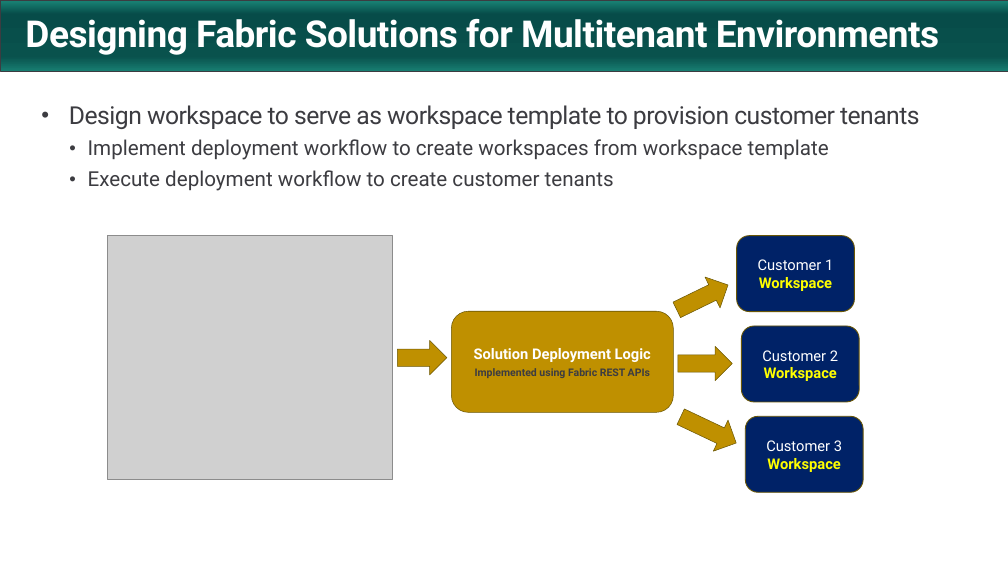
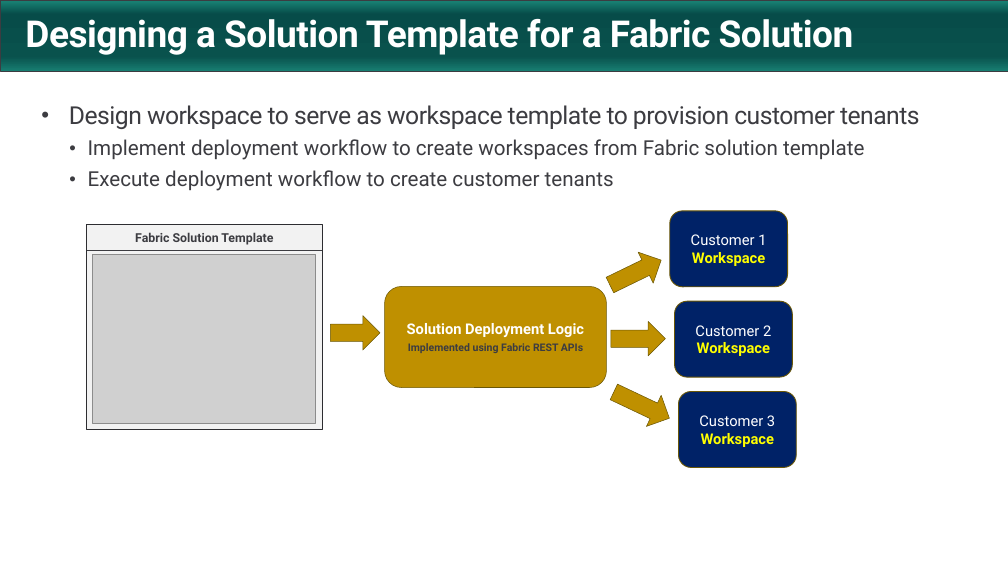
Before and after one commit to FabricDevCamp/FabricSolutionDeployment, a slide deck: slide 6 of docs/Automating Fabric Solution Deployment.pptx (slide 5 before the commit). Drawn at 1008x567 pixels with LibreOffice and Linux fonts; fonts in the diff are those of the drawing; grey boxes stand for pictures; background and template pictures are left out. Boxes give left, top, right and bottom in pixels: in the first picture for what was removed or moved away, otherwise in the second. Text is boxed around its words. In the diff, an @@ line names an element or a change of style, - is before the commit and + after.

```diff
--- a/docs/Automating Fabric Solution Deployment.pptx
+++ b/docs/Automating Fabric Solution Deployment.pptx
@@ title at <box>25,19,854,55</box>: text changed @@
-Designing Fabric Solutions for Multitenant Environments
+Designing a Solution Template for a Fabric Solution
@@ text at <box>88,139,864,160</box>: text changed @@
-  • Implement deployment workflow to create workspaces from workspace template
+  • Implement deployment workflow to create workspaces from Fabric solution template
@@ rectangle added at <box>87,225,322,429</box>, fill #F2F2F2, outline #2D2D31 0.75 pt, 12 pt, text #3C3C41, bold @@
+Fabric Solution Template
@@ picture removed at <box>107,236,393,480</box> @@
@@ line added from (87, 251) to (322, 251), #3C3C41 0.75 pt @@
@@ picture added at <box>93,254,316,423</box> @@
@@ 4 right arrows, 3 rounded rectangles: place and size @@
-4 right arrows, 3 rounded rectangles at <box>397,236,859,458</box>
+4 right arrows, 3 rounded rectangles at <box>331,210,792,433</box>
@@ rounded rectangle "Customer 3": place and size @@
-rounded rectangle "Customer 3" at <box>746,417,863,493</box>
+rounded rectangle "Customer 3" at <box>678,391,796,468</box>
```
Also in this commit, not shown: 9 other slides changed, 23 slides added, 13 slides removed.
